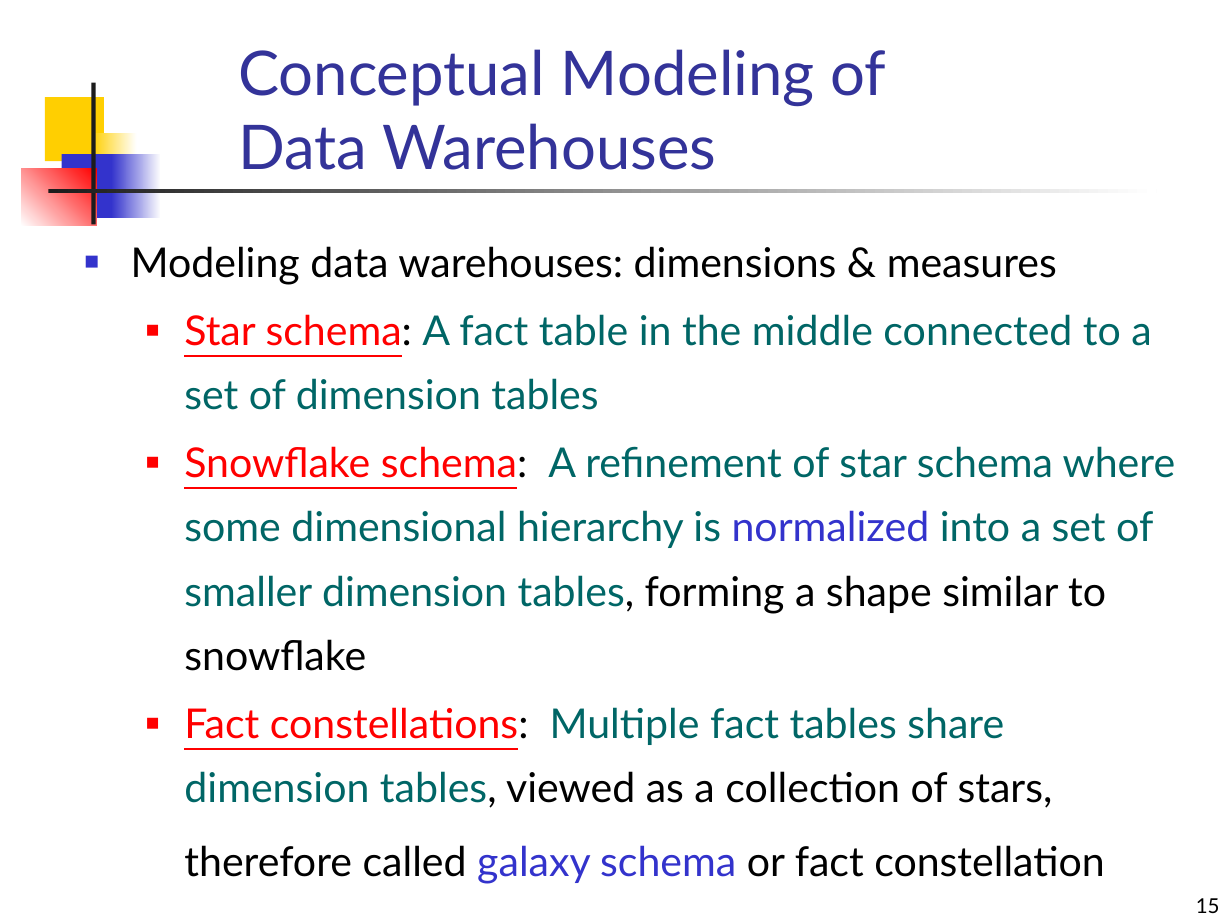
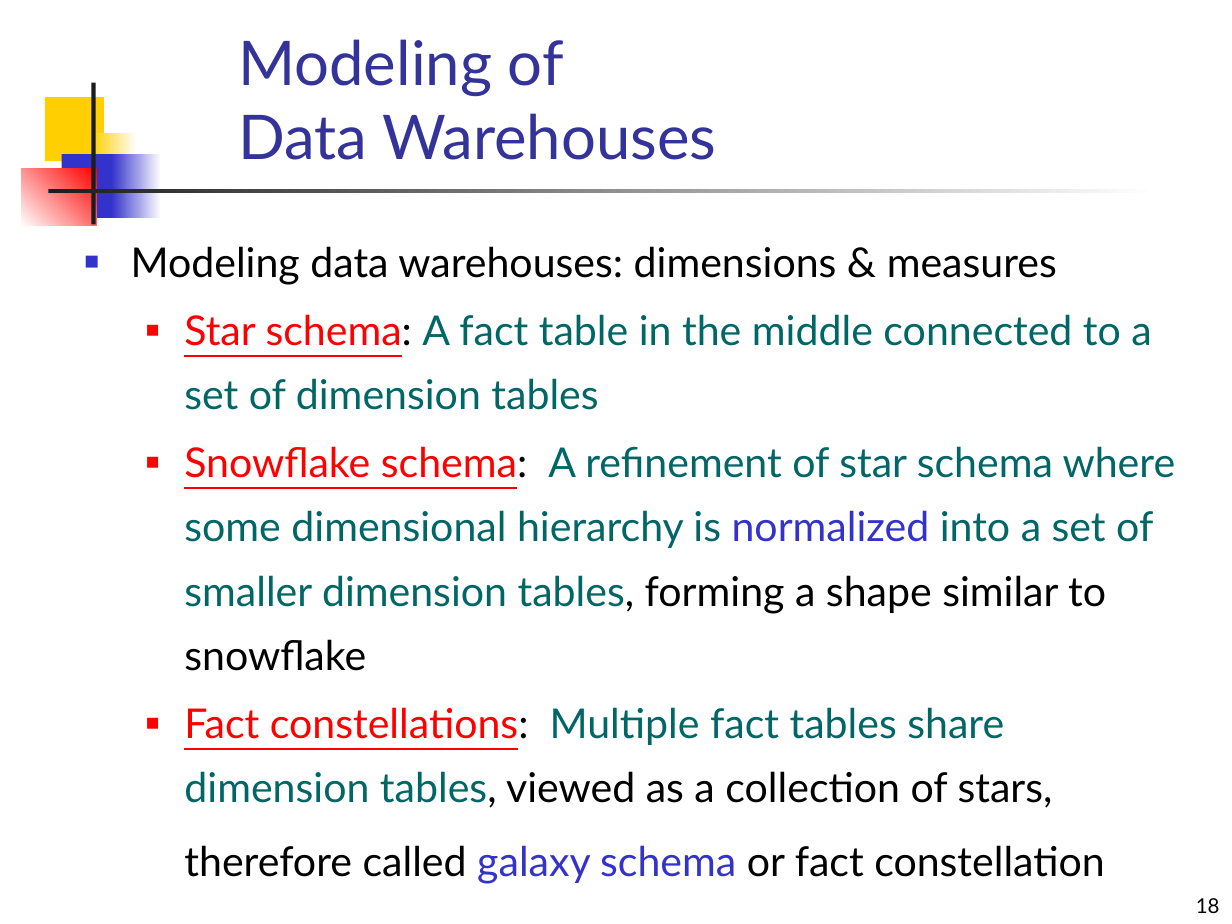
Before and after one commit to mahmoudparsian/data-warehousing-and-business-intelligence, a slide deck: slide 18 of resources/class_lectures/review/introduction_to_data_warehousing.pptx (slide 15 before the commit). Drawn at 1232x924 pixels with LibreOffice and Linux fonts; fonts in the diff are those of the drawing. Boxes give left, top, right and bottom in pixels: in the first picture for what was removed or moved away, otherwise in the second. Text is boxed around its words. In the diff, an @@ line names an element or a change of style, - is before the commit and + after.

```diff
--- a/resources/class_lectures/review/introduction_to_data_warehousing.pptx
+++ b/resources/class_lectures/review/introduction_to_data_warehousing.pptx
@@ title at box(238, 39, 716, 160): text changed @@
-Conceptual Modeling of Data Warehouses
+Modeling of
+Data Warehouses
@@ page number at box(1196, 898, 1220, 913): text changed @@
-15
+18
```
Also in this commit, not shown: 7 other slides changed, 4 slides added.
